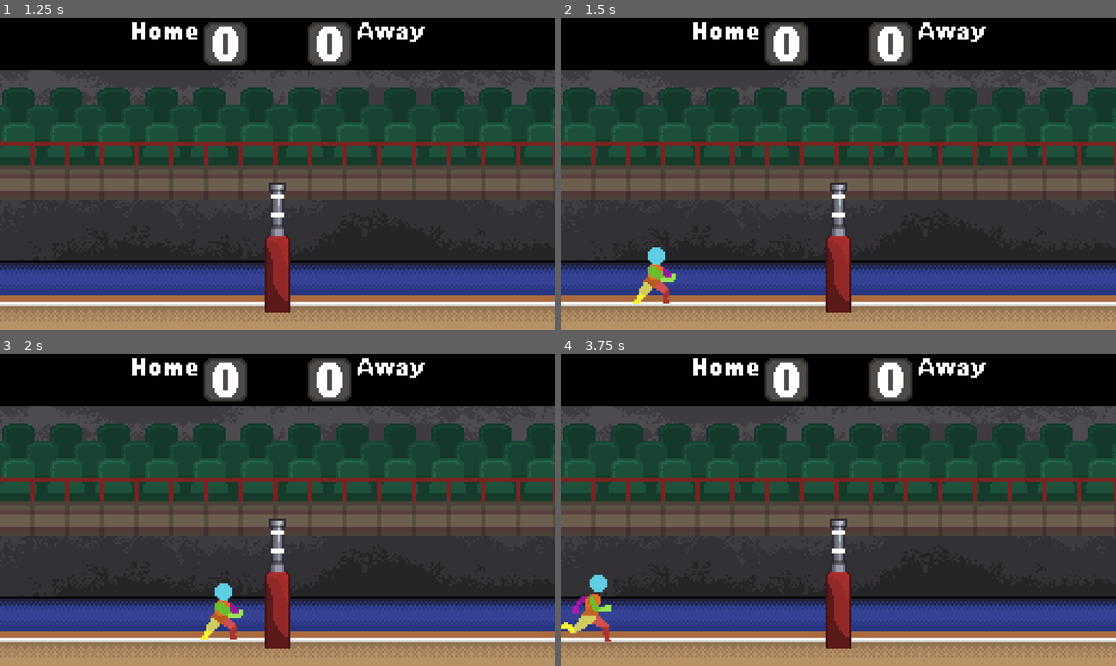
Above: before the commit, frames 1-4 (two rows, left to right).
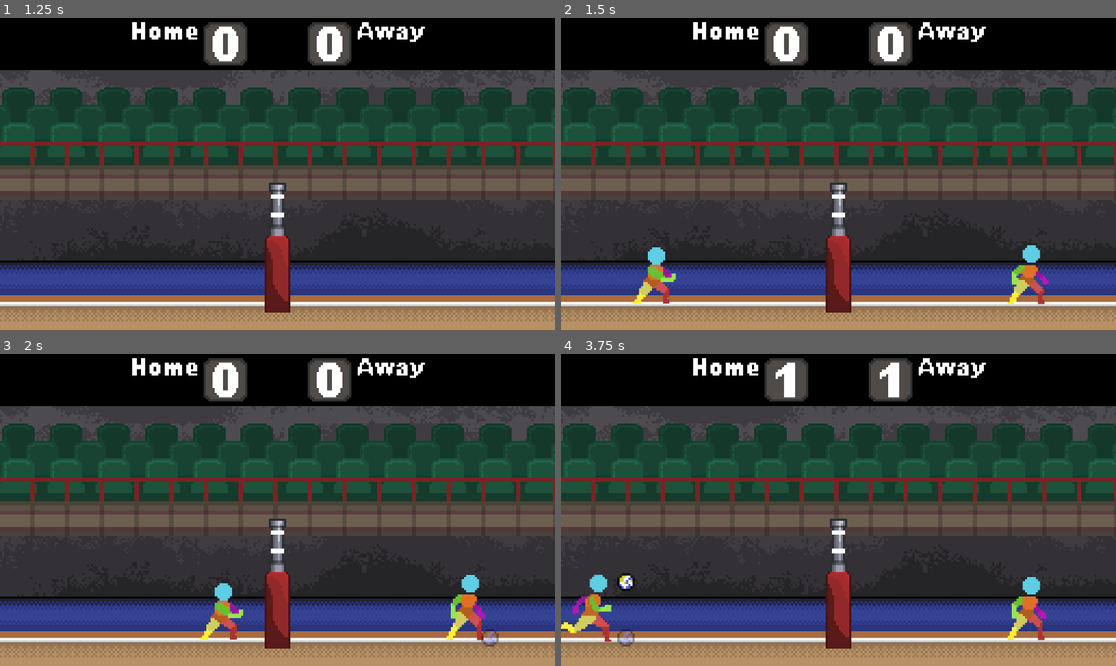
Above: after the commit, the same moments.

Repository: wonderdip/Arcade-Game
Game: Godot game, scene res://Scenes/main_menu.tscn
Two runs of this game, one before a commit and one after it. Both use one fixed random seed, a clock stepped at 60 frames per second and the inputs below.
Inputs:
- Up to frame 1 (1.25 s): click "Local Play" at 0.5 s
- Up to frame 2 (1.5 s): tap Enter at 1.25 s; hold D (right) from 1.28 s (still down); hold C (Bump) from 1.28 s (still down)
- Up to frame 3 (2 s): keep holding D (right); keep holding C (Bump); tap W (jump) at 1.52 s
- Up to frame 4 (3.75 s): release C (Bump) at 2.03 s; tap E (hit) at 2.1 s; tap W (jump) at 2.27 s; release D (right) at 2.78 s; hold A (left) 2.78-3.53 s; tap Q (spawnball_1) at 2.85 s; hold D (right) from 3.53 s (still down); tap C (Bump) at 3.6 s

Frame 1 is identical in both runs. In frame 2, 0.6% of the frame differs, in the area x 80-88%, y 72-92%; in frame 3, 0.8%; in frame 4, 1.5%, in the area x 10-88%, y 2-94%.

Commit message:
couch multiplayer is right there

Diff:
--- a/Scripts/local_player_manager.gd
+++ b/Scripts/local_player_manager.gd
@@ -40,20 +40,18 @@
 		_try_register_device(event.device, "controller")
 
 func _try_register_device(device_id: int, input_type: String) -> bool:
-	# Check if this device+type combo is already registered
-	for registered in registered_devices:
-		if registered.device_id == device_id and registered.input_type == input_type:
-			print("Device ", device_id, " (", input_type, ") already registered")
-			return false
-
-	# Special handling for keyboard - allow 2 keyboard players
+	# For keyboard, allow up to 2 players
 	if input_type == "keyboard":
 		if keyboard_count >= 2:
 			print("Already have 2 keyboard players")
 			return false
 		keyboard_count += 1
 	else:
-		# For controllers, each device can only register once
+		# For controllers, check if this specific device is already registered
+		for registered in registered_devices:
+			if registered.device_id == device_id and registered.input_type == "controller":
+				print("Controller device ", device_id, " already registered")
+				return false
 		controller_count += 1
 
 	# Register the device
--- a/project.godot
+++ b/project.godot
@@ -33,8 +33,6 @@
 jump={
 "deadzone": 0.2,
 "events": [Object(InputEventKey,"resource_local_to_scene":false,"resource_name":"","device":-1,"window_id":0,"alt_press …(192 unchanged characters)…
-, Object(InputEventKey,"resource_local_to_scene":false,"resource_name":"","device":-1,"window_id":0,"alt_pressed":false,"shift_pressed":false,"ctrl_pressed":false,"meta_pressed":false,"pressed":false,"keycode":0,"physical_keycode":4194320,"key_label":0,"unicode":0,"location":0,"echo":false,"script":null)
-, Object(InputEventKey,"resource_local_to_scene":false,"resource_name":"","device":-1,"window_id":0,"alt_pressed":false,"shift_pressed":false,"ctrl_pressed":false,"meta_pressed":false,"pressed":false,"keycode":0,"physical_keycode":32,"key_label":0,"unicode":32,"location":0,"echo":false,"script":null)
 , Object(InputEventJoypadMotion,"resource_local_to_scene":false,"resource_name":"","device":-1,"axis":1,"axis_value":-1.0,"script":null)
 , Object(InputEventJoypadButton,"resource_local_to_scene":false,"resource_name":"","device":-1,"button_index":0,"pressure":0.0,"pressed":false,"script":null)
 ]
@@ -42,14 +40,12 @@
 left={
 "deadzone": 0.2,
 "events": [Object(InputEventKey,"resource_local_to_scene":false,"resource_name":"","device":-1,"window_id":0,"alt_press …(191 unchanged characters)…
-, Object(InputEventKey,"resource_local_to_scene":false,"resource_name":"","device":-1,"window_id":0,"alt_pressed":false,"shift_pressed":false,"ctrl_pressed":false,"meta_pressed":false,"pressed":false,"keycode":0,"physical_keycode":4194319,"key_label":0,"unicode":0,"location":0,"echo":false,"script":null)
 , Object(InputEventJoypadMotion,"resource_local_to_scene":false,"resource_name":"","device":-1,"axis":0,"axis_value":-1.0,"script":null)
 ]
 }
 right={
 "deadzone": 0.2,
-"events": [Object(InputEventKey,"resource_local_to_scene":fa …(140 unchanged characters)… d":false,"keycode":0,"physical_keycode":4194321,"key_label":0,"unicode":0,"location":0,"echo":false,"script":null)
-, Object(InputEventKey,"resource_local_to_scene":false,"resource_name":"","device":-1,"window_id":0,"alt_pressed":false,"shift_pressed":false,"ctrl_pressed":false,"meta_pressed":false,"pressed":false,"keycode":0,"physical_keycode":68,"key_label":0,"unicode":100,"location":0,"echo":false,"script":null)
+"events": [Object(InputEventKey,"resource_local_to_scene":fa …(140 unchanged characters)… d":false,"keycode":0,"physical_keycode":68,"key_label":0,"unicode":100,"location":0,"echo":false,"script":null)
 , Object(InputEventJoypadMotion,"resource_local_to_scene":false,"resource_name":"","device":-1,"axis":0,"axis_value":1.0,"script":null)
 ]
 }
@@ -93,37 +89,42 @@
 jump_2={
 "deadzone": 0.2,
 "events": [Object(InputEventKey,"resource_local_to_scene":false,"resource_name":"","device":1,"window_id":0,"alt_presse …(194 unchanged characters)…
+, Object(InputEventJoypadMotion,"resource_local_to_scene":false,"resource_name":"","device":1,"axis":1,"axis_value":-1.0,"script":null)
 ]
 }
 left_2={
 "deadzone": 0.2,
 "events": [Object(InputEventKey,"resource_local_to_scene":false,"resource_name":"","device":1,"window_id":0,"alt_presse …(194 unchanged characters)…
+, Object(InputEventJoypadMotion,"resource_local_to_scene":false,"resource_name":"","device":1,"axis":0,"axis_value":-1.0,"script":null)
 ]
 }
 right_2={
 "deadzone": 0.2,
 "events": [Object(InputEventKey,"resource_local_to_scene":false,"resource_name":"","device":1,"window_id":0,"alt_presse …(194 unchanged characters)…
+, Object(InputEventJoypadMotion,"resource_local_to_scene":false,"resource_name":"","device":1,"axis":0,"axis_value":1.0,"script":null)
 ]
 }
 hit_2={
 "deadzone": 0.2,
 "events": [Object(InputEventKey,"resource_local_to_scene":false,"resource_name":"","device":-1,"window_id":0,"alt_press …(192 unchanged characters)…
+, Object(InputEventJoypadButton,"resource_local_to_scene":false,"resource_name":"","device":1,"button_index":2,"pressure":0.0,"pressed":true,"script":null)
 ]
 }
 Bump_2={
 "deadzone": 0.2,
 "events": [Object(InputEventKey,"resource_local_to_scene":false,"resource_name":"","device":-1,"window_id":0,"alt_press …(192 unchanged characters)…
+, Object(InputEventJoypadButton,"resource_local_to_scene":false,"resource_name":"","device":1,"button_index":1,"pressure":0.0,"pressed":true,"script":null)
 ]
 }
 spawnball_1={
 "deadzone": 0.2,
 "events": [Object(InputEventKey,"resource_local_to_scene":false,"resource_name":"","device":0,"window_id":0,"alt_presse …(191 unchanged characters)…
-, Object(InputEventJoypadButton,"resource_local_to_scene":false,"resource_name":"","device":0,"button_index":3,"pressure":0.0,"pressed":false,"script":null)
 ]
 }
 spawnball_2={
 "deadzone": 0.2,
 "events": [Object(InputEventKey,"resource_local_to_scene":false,"resource_name":"","device":1,"window_id":0,"alt_presse …(191 unchanged characters)…
+, Object(InputEventJoypadButton,"resource_local_to_scene":false,"resource_name":"","device":-1,"button_index":3,"pressure":0.0,"pressed":true,"script":null)
 ]
 }
 
